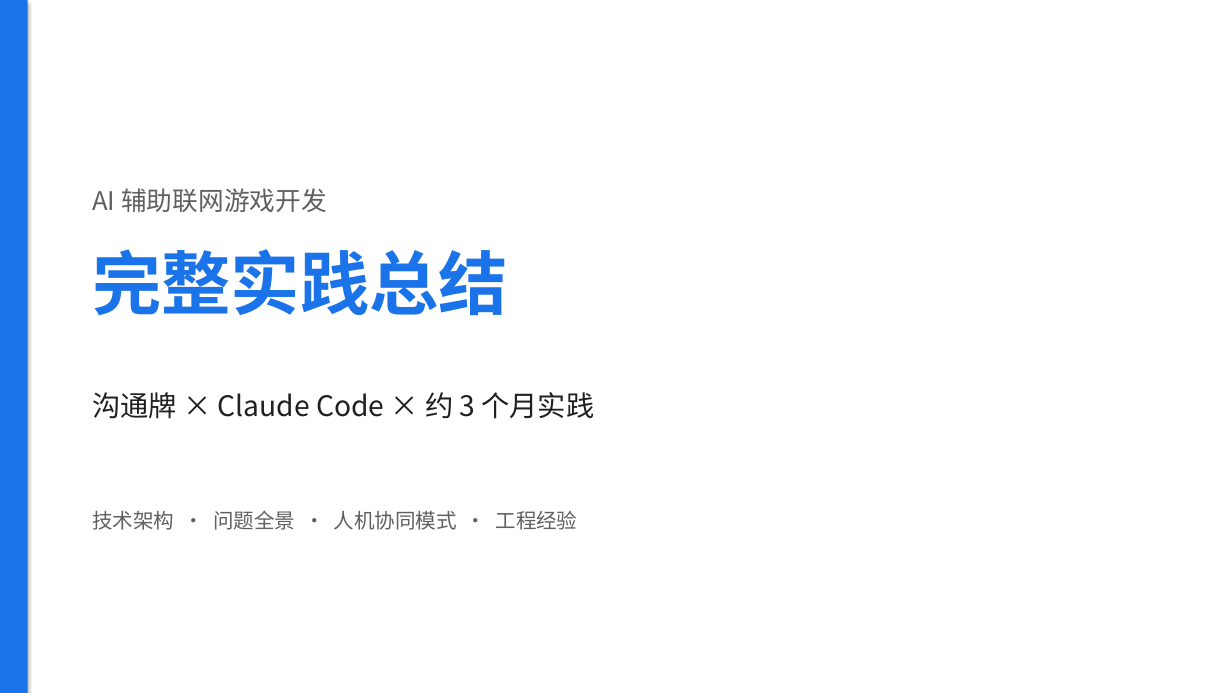
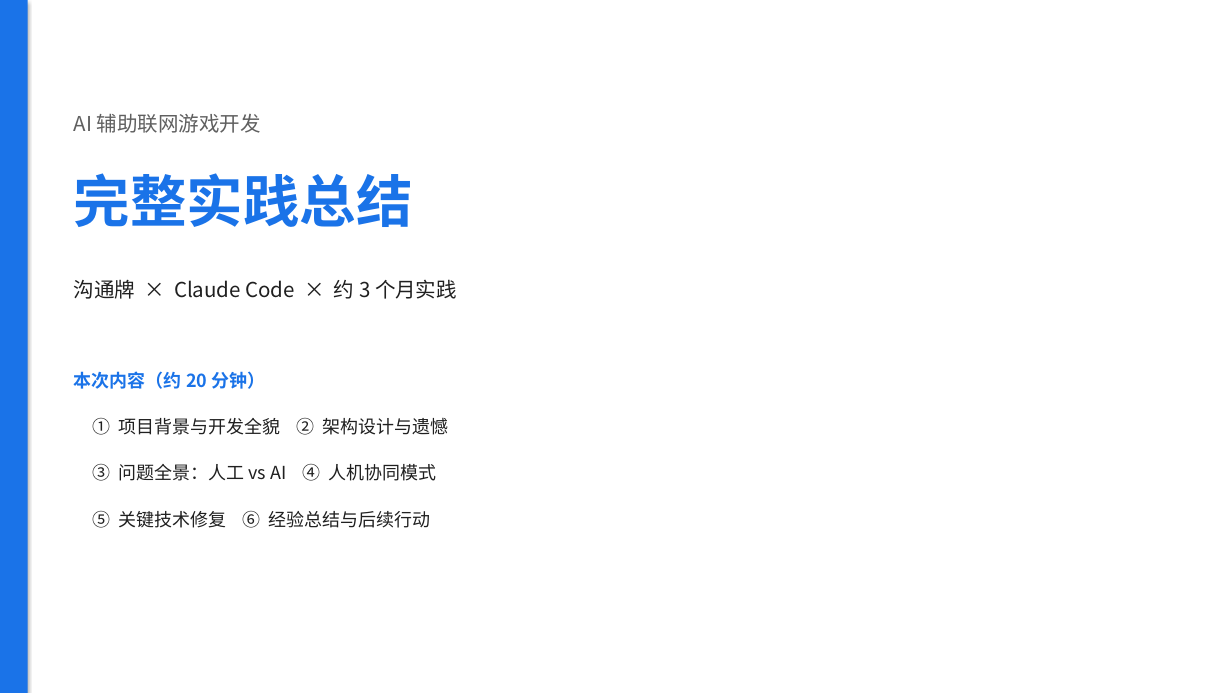
Before and after one commit to berming/AndroidAPP, a slide deck: slide 1 of docs/dev_summary.pptx. Drawn at 1232x693 pixels with LibreOffice and Linux fonts; fonts in the diff are those of the drawing. Boxes give left, top, right and bottom in pixels: in the first picture for what was removed or moved away, otherwise in the second. Text is boxed around its words. In the diff, an @@ line names an element or a change of style, - is before the commit and + after.

```diff
--- a/docs/dev_summary.pptx
+++ b/docs/dev_summary.pptx
@@ rectangle removed at <box>0,0,1232,693</box> @@
@@ text "AI 辅助联网游戏开发": place and size @@
-text "AI 辅助联网游戏开发" at <box>92,188,327,212</box>
+text "AI 辅助联网游戏开发" at <box>74,114,261,133</box>
@@ text "AI 辅助联网游戏开发" at <box>74,114,261,133</box>: size 20 to 16 pt @@
@@ text "完整实践总结": place and size @@
-text "完整实践总结" at <box>92,249,508,315</box>
+text "完整实践总结" at <box>74,173,413,227</box>
@@ text "完整实践总结" at <box>74,173,413,227</box>: size 54 to 44 pt @@
@@ text "沟通牌 × Claude Code × ...": place and size @@
-text "沟通牌 × Claude Code × ..." at <box>92,392,594,419</box>
+text "沟通牌 × Claude Code × ..." at <box>74,279,457,299</box>
@@ text "沟通牌 × Claude Code × ..." at <box>74,279,457,299</box>: size 22 to 16 pt @@
@@ text added at <box>74,371,265,389</box>, 14 pt, text #1A73E8, bold @@
+本次内容（约 20 分钟）
@@ text added at <box>92,418,449,435</box>, 14 pt, text #202020 @@
+① 项目背景与开发全貌 ② 架构设计与遗憾
@@ text at <box>92,464,437,481</box>: text changed; size 16 to 14 pt; text colour #606060 to #202020 @@
-技术架构 · 问题全景 · 人机协同模式 · 工程经验
+③ 问题全景：人工 vs AI ④ 人机协同模式
@@ text added at <box>92,511,431,528</box>, 14 pt, text #202020 @@
+⑤ 关键技术修复 ⑥ 经验总结与后续行动
```
Also in this commit, not shown: 5 other slides changed, 4 slides added, 15 slides removed, 1 other file.
